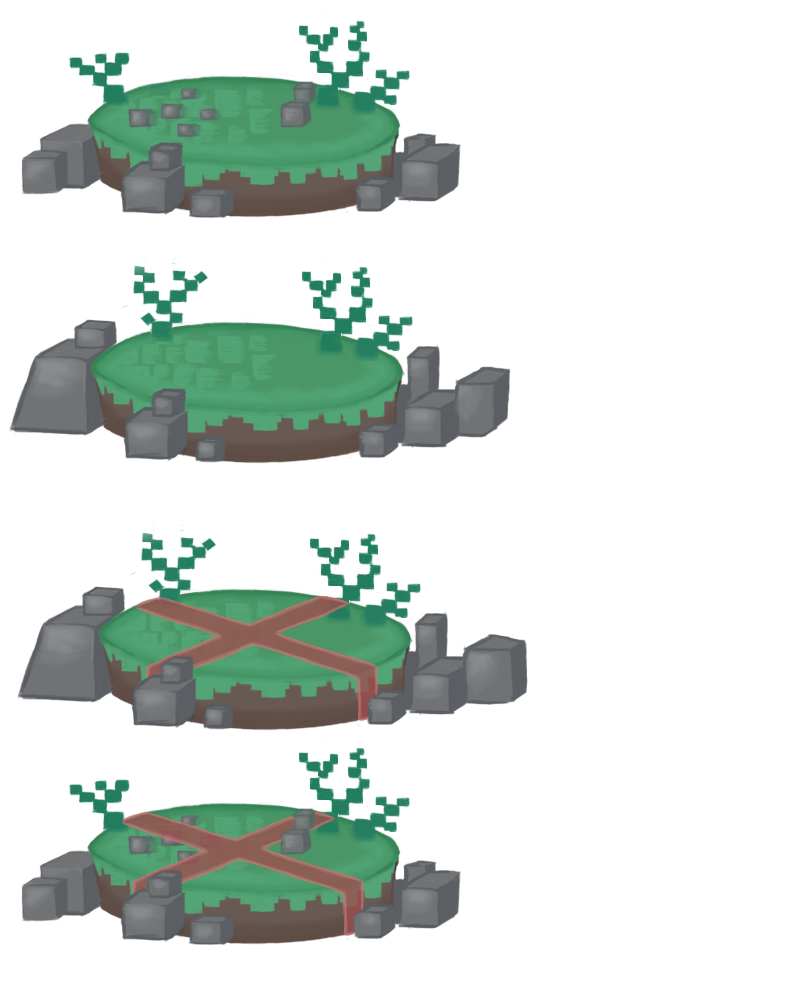
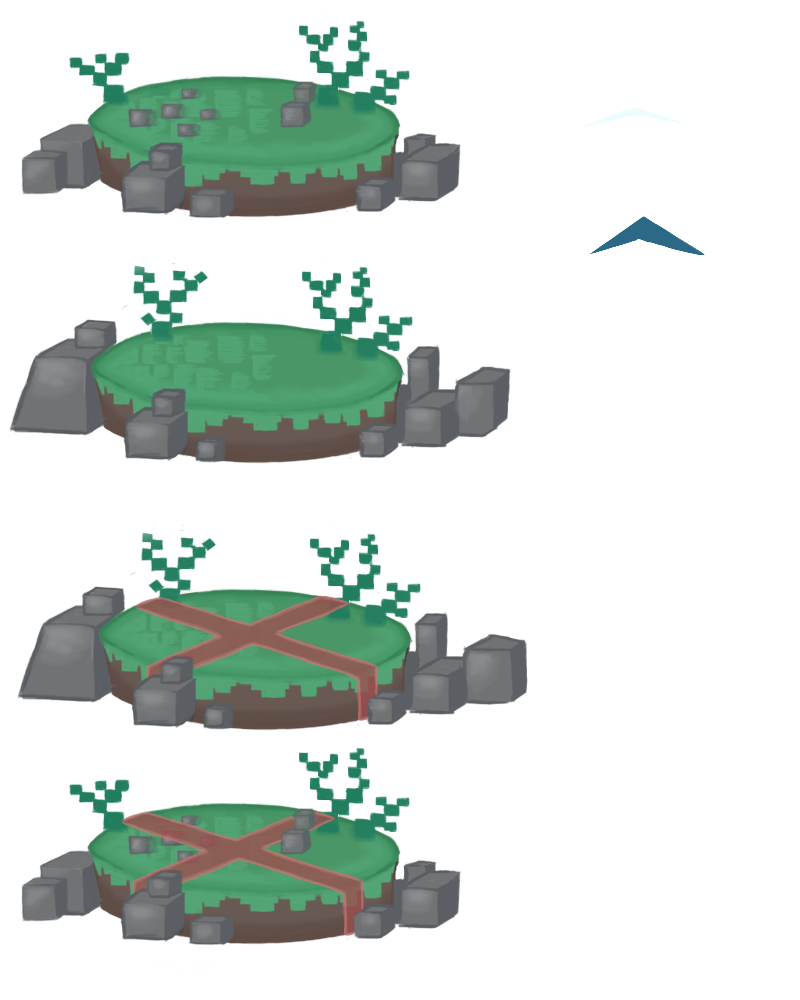
Layered file, before and after one edit (w=800, h=1000). Changes by layer:
added layer "Layer 3" above "water copy" over [577, 106, 705, 255]
added layer "water copy" above "Layer 1" over [21, 178, 482, 740]
